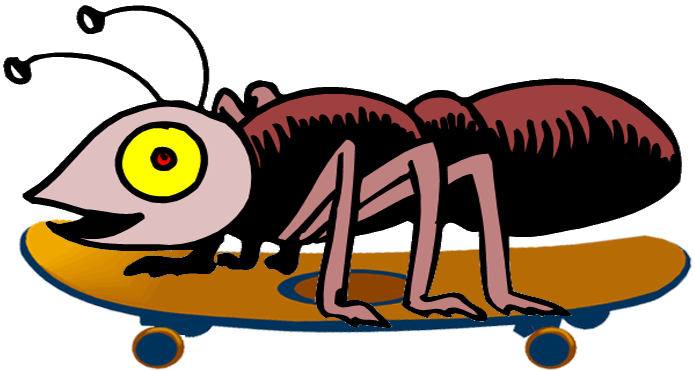
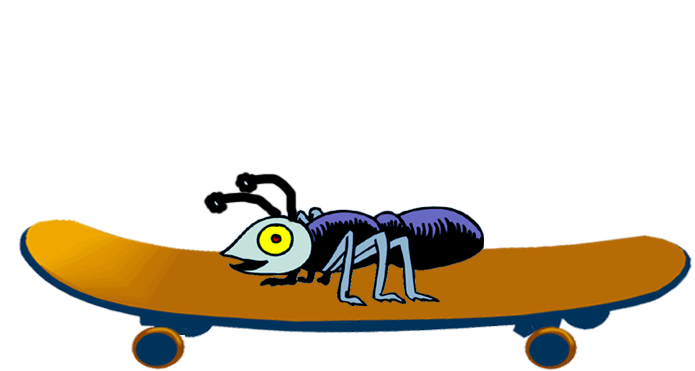
Comparing the layer stacks of the two 695 × 371 images. Changes:
moved "Layer 4" above "Layer 2", painted on it over [3, 5, 682, 328]
painted on "Layer 1" over [273, 266, 430, 311]
